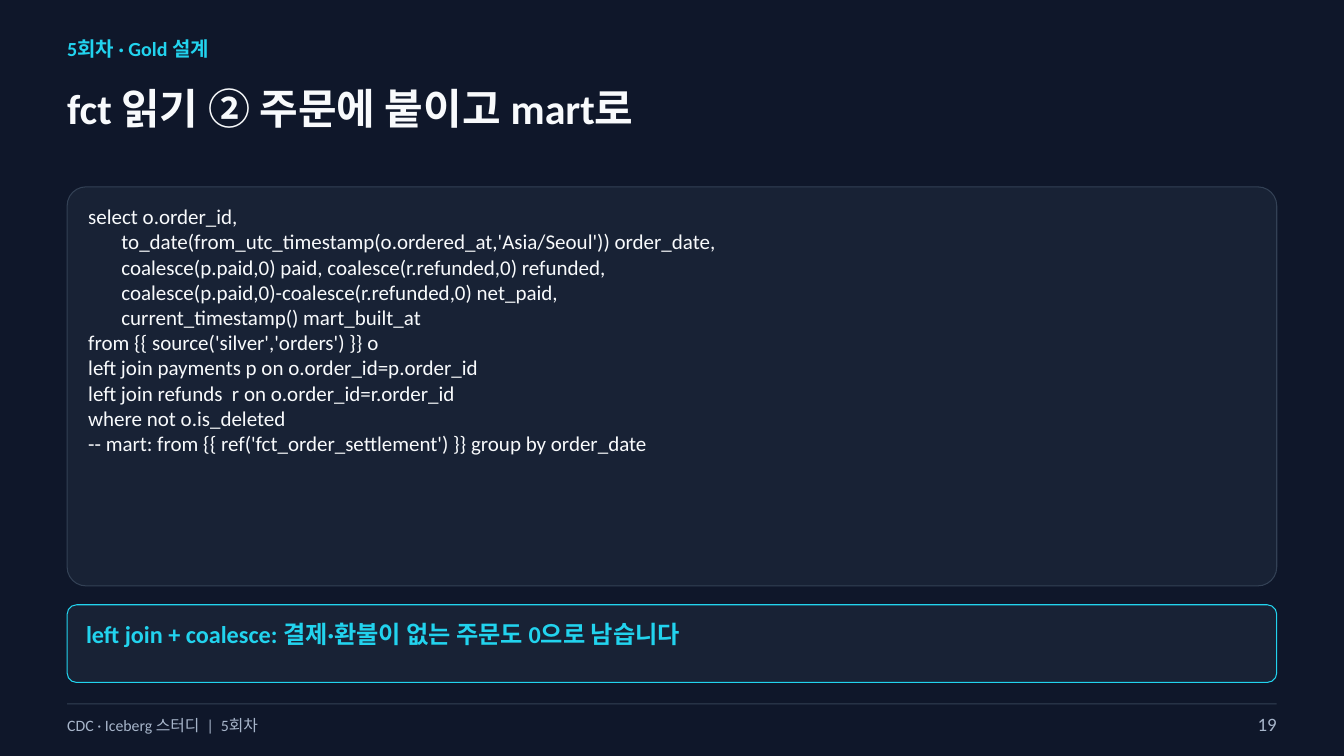
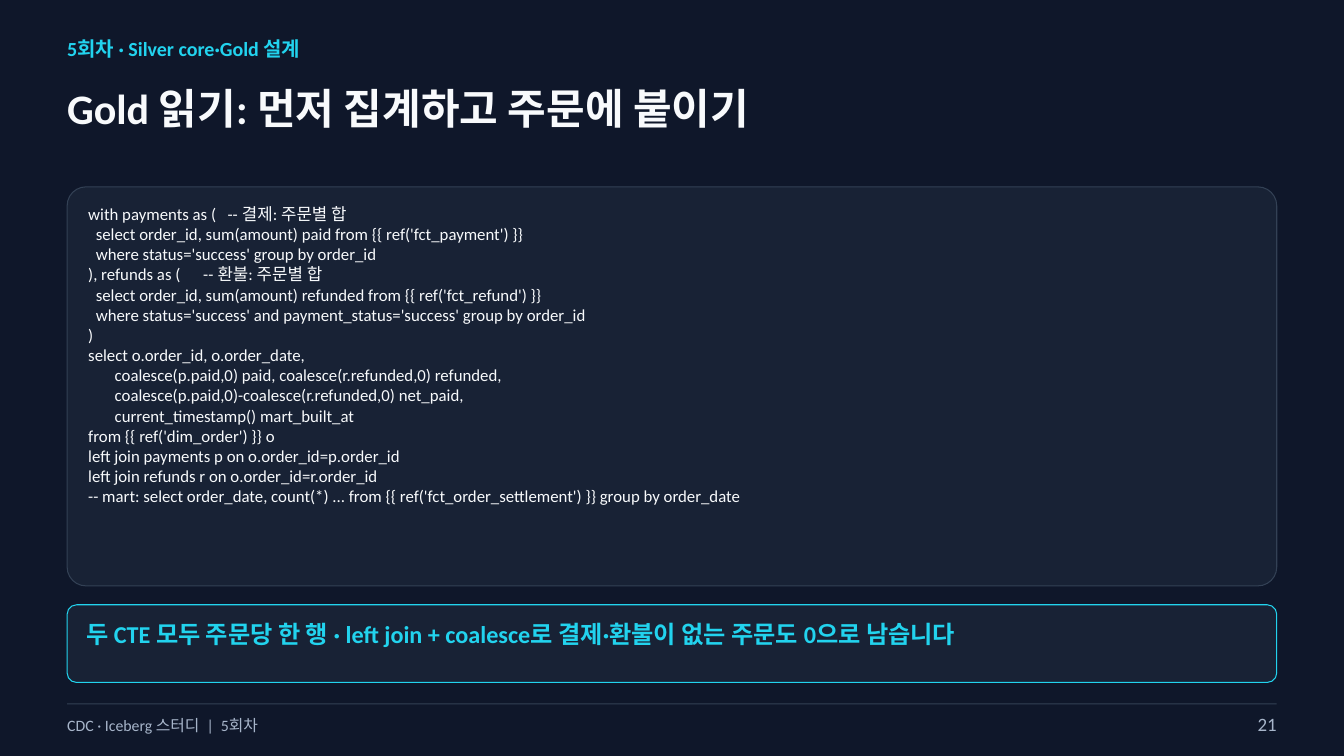
Before and after one commit to kim-dabin/cdc-lakehouse-study, a slide deck: slide 21 of labs/session05/slides/05-session05-student.pptx (slide 19 before the commit). Drawn at 1344x756 pixels with LibreOffice and Linux fonts; fonts in the diff are those of the drawing. Boxes give left, top, right and bottom in pixels: in the first picture for what was removed or moved away, otherwise in the second. Text is boxed around its words. In the diff, an @@ line names an element or a change of style, - is before the commit and + after.

```diff
--- a/labs/session05/slides/05-session05-student.pptx
+++ b/labs/session05/slides/05-session05-student.pptx
@@ text at box(67, 39, 301, 58): text changed @@
-5회차 · Gold 설계
+5회차 · Silver core·Gold 설계
@@ text at box(67, 88, 749, 128): text changed @@
-fct 읽기 ② 주문에 붙이고 mart로
+Gold 읽기: 먼저 집계하고 주문에 붙이기
@@ text at box(88, 206, 586, 364): text changed; size 15 to 12 pt @@
-select o.order_id,
-to_date(from_utc_timestamp(o.ordered_at,'Asia/Seoul')) order_date,
+with payments as ( -- 결제: 주문별 합
+select order_id, sum(amount) paid from {{ ref('fct_payment') }}
+where status='success' group by order_id
+), refunds as ( -- 환불: 주문별 합
+select order_id, sum(amount) refunded from {{ ref('fct_refund') }}
+where status='success' and payment_status='success' group by order_id
+)
+select o.order_id, o.order_date,
@@ text at box(88, 369, 502, 485): size 15 to 12 pt in "coalesce(p.paid,0) paid, coalesce(r.refunded,0) refunded,", "coalesce(p.paid,0)-coalesce(r.refunded,0) net_paid,", "current_timestamp() mart_built_at", "left join payments p on o.order_id=p.order_id" and 1 more places @@
@@ text at box(88, 430, 275, 445): text changed; size 15 to 12 pt @@
-from {{ source('silver','orders') }} o
+from {{ ref('dim_order') }} o
@@ text at box(102, 490, 740, 505): text changed; size 15 to 12 pt @@
-where not o.is_deleted
--- mart: from {{ ref('fct_order_settlement') }} group by order_date
+-- mart: select order_date, count(*) ... from {{ ref('fct_order_settlement') }} group by order_date
@@ text at box(86, 622, 955, 647): text changed @@
-left join + coalesce: 결제·환불이 없는 주문도 0으로 남습니다
+두 CTE 모두 주문당 한 행 · left join + coalesce로 결제·환불이 없는 주문도 0으로 남습니다
@@ text at box(1258, 719, 1277, 731): text changed @@
-19
+21
```
Also in this commit, not shown: 27 other slides changed, 3 slides added, 1 slide removed, 1 other file.
